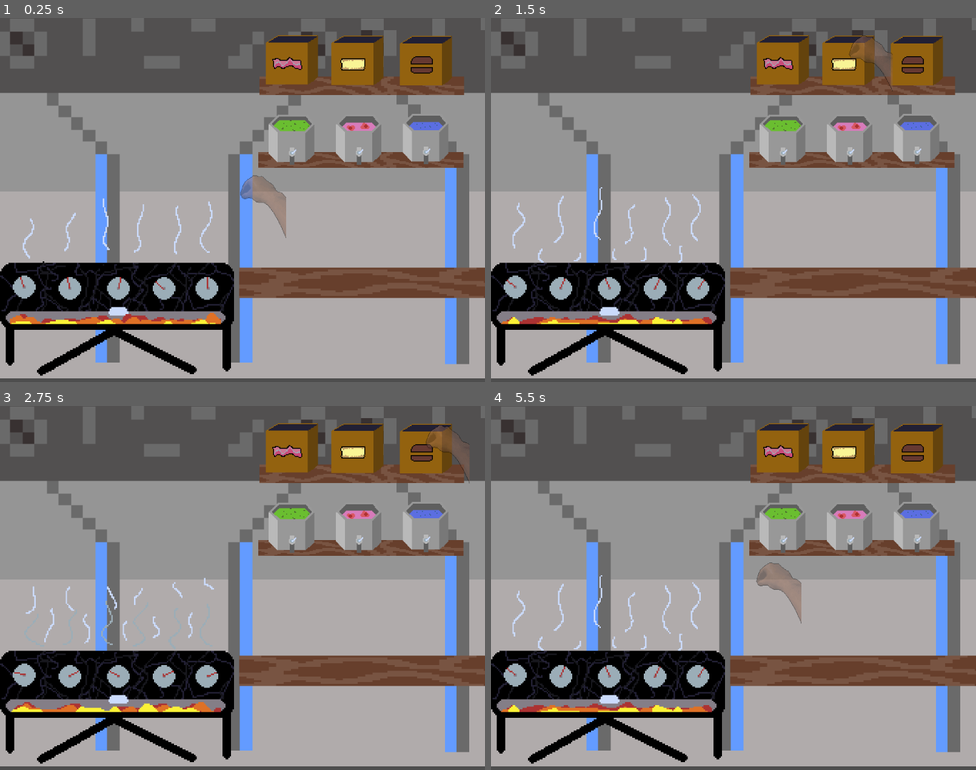
Above: before the commit, frames 1-4 (two rows, left to right).
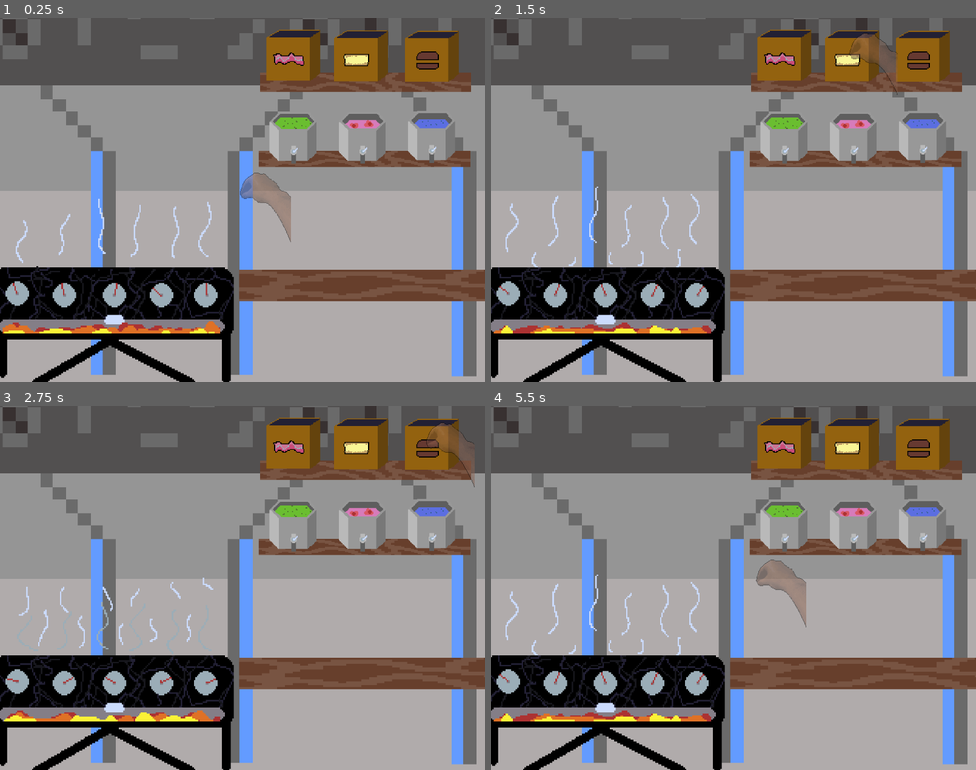
Above: after the commit, the same moments.

Repository: lganic/IEEE-GameJam-2026
Game: Godot game, scene res://scenes/grillscene.tscn
Same seed, same stepped clock (60 frames per second), same inputs: the game is played once before the commit and once after it. This scene is started directly instead of the project's main scene.
Inputs (mouse positions are in pixels of both pictures, inside the frame that each line leads up to):
- Up to frame 1 (0.25 s): no input
- Up to frame 2 (1.5 s): move the mouse to (782, 61) at 0.52 s; click (782, 61) at 0.67 s; move the mouse to (849, 61) at 1.27 s; click (849, 61) at 1.42 s
- Up to frame 3 (2.75 s): move the mouse to (426, 449) at 2.02 s; click (426, 449) at 2.17 s
- Up to frame 4 (5.5 s): move the mouse to (917, 526) at 2.77 s; click (917, 526) at 2.92 s; move the mouse to (849, 526) at 3.52 s; click (849, 526) at 3.67 s; move the mouse to (782, 529) at 4.27 s; click (782, 529) at 4.42 s; move the mouse to (757, 588) at 5.02 s; click (757, 588) at 5.17 s

The runs differ from the first frame. In frame 1, 25% of the frame differs, in the area x 0-100%, y 0-100%; in frame 2, 25%; in frame 3, 25%; in frame 4, 25%.

Commit message:
Added receipts

Diff:
--- a/project.godot
+++ b/project.godot
@@ -21,8 +21,8 @@
 
 [display]
 
-window/size/viewport_width=1600
-window/size/viewport_height=1200
+window/size/viewport_width=1440
+window/size/viewport_height=1080
 
 [global_group]
 
--- /dev/null
+++ b/scenes/DeliveryZone.tscn
@@ -0,0 +1,13 @@
+[gd_scene format=3 uid="uid://cywr47okunqv3"]
+
+[ext_resource type="Script" uid="uid://chepngeu3wxia" path="res://scripts/DeliveryZone.gd" id="1_i28am"]
+
+[sub_resource type="RectangleShape2D" id="RectangleShape2D_r2l43"]
+size = Vector2(579, 1934)
+
+[node name="DeliveryZone" type="Area2D" unique_id=472155788]
+script = ExtResource("1_i28am")
+
+[node name="CollisionShape2D" type="CollisionShape2D" parent="." unique_id=21638679]
+position = Vector2(-279.5, -253)
+shape = SubResource("RectangleShape2D_r2l43")
--- /dev/null
+++ b/scenes/OrderManager.tscn
@@ -0,0 +1,15 @@
+[gd_scene format=3 uid="uid://jl3nc1041rsw"]
+
+[ext_resource type="Script" uid="uid://d0k5v83johh6d" path="res://scripts/order_manager.gd" id="1_s7wlt"]
+
+[node name="OrderManager" type="Control" unique_id=1399016746]
+layout_mode = 3
+anchors_preset = 15
+anchor_right = 1.0
+anchor_bottom = 1.0
+grow_horizontal = 2
+grow_vertical = 2
+script = ExtResource("1_s7wlt")
+
+[node name="Timer" type="Timer" parent="." unique_id=142253826]
+wait_time = 10.0
--- /dev/null
+++ b/scenes/ReceiptTicket.tscn
@@ -0,0 +1,33 @@
+[gd_scene format=3 uid="uid://bb3e2h0hg2akb"]
+
+[ext_resource type="Texture2D" uid="uid://ci08hn2ilc320" path="res://assets/receipt.png" id="1_bsmi7"]
+[ext_resource type="Script" uid="uid://cp2dadurx35f0" path="res://scripts/ReceiptTicket.gd" id="1_mivok"]
+
+[node name="ReceiptTicket" type="Control" unique_id=1669881172]
+layout_mode = 3
+anchors_preset = 15
+anchor_right = 1.0
+anchor_bottom = 1.0
+grow_horizontal = 2
+grow_vertical = 2
+script = ExtResource("1_mivok")
+
+[node name="TextureRect" type="TextureRect" parent="." unique_id=1894243672]
+layout_mode = 0
+offset_left = -6.0000005
+offset_top = -4.0
+offset_right = 58.0
+offset_bottom = 60.0
+scale = Vector2(0.714451, 0.8800001)
+texture = ExtResource("1_bsmi7")
+
+[node name="RichTextLabel" type="RichTextLabel" parent="." unique_id=1519147893]
+layout_mode = 0
+offset_right = 335.06
+offset_bottom = 400.0
+scale = Vector2(0.1, 0.1)
+bbcode_enabled = true
+text = "[font=res://fonts/retro-font.ttf][color=#000000][font_size=32]Testing
+Testing[/font_size][/color][/font]"
+fit_content = true
+scroll_active = false
--- a/scenes/grill.tscn
+++ b/scenes/grill.tscn
@@ -1,6 +1,6 @@
 [gd_scene format=3 uid="uid://emeuqpafmaym"]
 
-[ext_resource type="Script" uid="uid://fq4xyr5fxigs" path="res://scenes/grill.gd" id="1_b7lk3"]
+[ext_resource type="Script" uid="uid://fq4xyr5fxigs" path="res://scripts/grill.gd" id="1_b7lk3"]
 [ext_resource type="AudioStream" uid="uid://b5jte2vxbsjmx" path="res://audio/sizzle.wav" id="2_70781"]
 
 [sub_resource type="RectangleShape2D" id="RectangleShape2D_70781"]
--- a/scenes/grillscene.tscn
+++ b/scenes/grillscene.tscn
@@ -14,6 +14,9 @@
 [ext_resource type="PackedScene" uid="uid://dsm43opr60ult" path="res://scenes/Dispensers/jazzaDispenser.tscn" id="12_wie6h"]
 [ext_resource type="PackedScene" uid="uid://bcgeq7bgxpkl1" path="res://scenes/Dispensers/SnargleDispenser.tscn" id="13_187va"]
 [ext_resource type="PackedScene" uid="uid://dgjbif7ovnj4n" path="res://scenes/Dispensers/ZorpDispenser.tscn" id="14_0cl04"]
+[ext_resource type="PackedScene" uid="uid://jl3nc1041rsw" path="res://scenes/OrderManager.tscn" id="15_0cl04"]
+[ext_resource type="PackedScene" uid="uid://cywr47okunqv3" path="res://scenes/DeliveryZone.tscn" id="15_187va"]
+[ext_resource type="PackedScene" uid="uid://bb3e2h0hg2akb" path="res://scenes/ReceiptTicket.tscn" id="16_23817"]
 
 [sub_resource type="AtlasTexture" id="AtlasTexture_3wacy"]
 atlas = ExtResource("1_dhc3s")
@@ -64,12 +67,13 @@
 [node name="Node2D" type="Node2D" unique_id=1421340171]
 
 [node name="AnimatedSprite2D" type="AnimatedSprite2D" parent="." unique_id=2074743469]
+scale = Vector2(1, 1.0400003)
 sprite_frames = SubResource("SpriteFrames_8npoe")
 autoplay = "default"
 
 [node name="Camera2D" type="Camera2D" parent="." unique_id=1453666503]
 position = Vector2(-67, 3)
-zoom = Vector2(4.705, 4.705)
+zoom = Vector2(4.37, 4.37)
 
 [node name="PlayerGrabber" parent="." unique_id=1821917048 instance=ExtResource("2_rbtp0")]
 
@@ -92,40 +96,59 @@
 position = Vector2(-0.5, 0)
 shape = SubResource("RectangleShape2D_uv6o0")
 
-[node name="Sprite2D" type="Sprite2D" parent="." unique_id=936984953]
+[node name="HandCursor" parent="." unique_id=668411722 instance=ExtResource("11_6vbwl")]
+
+[node name="Dispensers" type="Node2D" parent="." unique_id=1217348228]
+
+[node name="Sprite2D" type="Sprite2D" parent="Dispensers" unique_id=936984953]
 position = Vector2(16.6324, -77)
 rotation = -1.5707964
 scale = Vector2(0.8061899, 2.2385125)
 texture = ExtResource("7_6vbwl")
 
-[node name="HandCursor" parent="." unique_id=668411722 instance=ExtResource("11_6vbwl")]
-
-[node name="FoodDispenser" parent="." unique_id=519732630 instance=ExtResource("9_8w17c")]
+[node name="FoodDispenser" parent="Dispensers" unique_id=519732630 instance=ExtResource("9_8w17c")]
 position = Vector2(-33.3676, -95)
 scale = Vector2(0.6400012, 0.64)
 
-[node name="FoodDispenser2" parent="." unique_id=1440851222 instance=ExtResource("10_7tmmr")]
+[node name="FoodDispenser2" parent="Dispensers" unique_id=1440851222 instance=ExtResource("10_7tmmr")]
 position = Vector2(12.6324, -95)
 scale = Vector2(0.6400012, 0.64)
 
-[node name="FoodDispenser3" parent="." unique_id=627496667 instance=ExtResource("11_wie6h")]
+[node name="FoodDispenser3" parent="Dispensers" unique_id=627496667 instance=ExtResource("11_wie6h")]
 position = Vector2(60.6324, -96)
 scale = Vector2(0.64, 0.64)
 
-[node name="Sprite2D2" type="Sprite2D" parent="." unique_id=150757055]
+[node name="Sprite2D2" type="Sprite2D" parent="Dispensers" unique_id=150757055]
 position = Vector2(16, -25)
 rotation = -1.5707964
 scale = Vector2(0.68994343, 2.250939)
 texture = ExtResource("7_6vbwl")
 
-[node name="FoodDispenser4" parent="." unique_id=29627514 instance=ExtResource("12_wie6h")]
+[node name="FoodDispenser4" parent="Dispensers" unique_id=29627514 instance=ExtResource("12_wie6h")]
 position = Vector2(62, -40)
 scale = Vector2(0.64, 0.64)
 
-[node name="FoodDispenser5" parent="." unique_id=1778891613 instance=ExtResource("13_187va")]
+[node name="FoodDispenser5" parent="Dispensers" unique_id=1778891613 instance=ExtResource("13_187va")]
 position = Vector2(15, -40)
 scale = Vector2(0.64, 0.64)
 
-[node name="FoodDispenser6" parent="." unique_id=173100050 instance=ExtResource("14_0cl04")]
+[node name="FoodDispenser6" parent="Dispensers" unique_id=173100050 instance=ExtResource("14_0cl04")]
 position = Vector2(-32, -39)
 scale = Vector2(0.64, 0.64)
+
+[node name="Control" type="Control" parent="." unique_id=1241724224]
+layout_mode = 3
+anchors_preset = 0
+offset_left = 204.0
+offset_top = -83.0
+offset_right = 244.0
+offset_bottom = -43.0
+
+[node name="OrderManager" parent="Control" unique_id=1399016746 instance=ExtResource("15_0cl04")]
+layout_mode = 1
+receipt_scene = ExtResource("16_23817")
+possible_orders = Array[String](["biscuit-cooked-jazza", "biscuit-cooked-zorp", "biscuit-cooked-snargle", "sand-jazza", "sand-zorp", "sand-snargle", "sand-jazza-cooked", "sand-zorp-cooked", "sand-snargle-cooked", "sand-bacon-jazza", "sand-bacon-zorp", "sand-bacon-snargle", "sand-bacon-jazza-cooked", "sand-bacon-zorp-cooked", "sand-bacon-snargle-cooked"])
+
+[node name="DeliveryZone" parent="." unique_id=472155788 instance=ExtResource("15_187va")]
+position = Vector2(-254, -2)
+order_manager_path = NodePath("../Control/OrderManager")
--- /dev/null
+++ b/scripts/DeliveryZone.gd
@@ -0,0 +1,20 @@
+extends Area2D
+
+@export var order_manager_path: NodePath
+@onready var order_manager = get_node(order_manager_path)
+
+func _ready() -> void:
+	body_entered.connect(_on_body_entered)
+
+func _on_body_entered(body: Node) -> void:
+	if not body.has_method("get_item_id") and body.get("item_id") == null:
+		return
+
+	var id = body.get("item_id")
+	var matched = order_manager.try_fulfill(id)
+
+	if matched:
+		body.queue_free()
+	else:
+		# optional: reject animation / sound
+		pass
--- /dev/null
+++ b/scripts/ReceiptTicket.gd
@@ -0,0 +1,27 @@
+extends Control
+
+@onready var label: RichTextLabel = $RichTextLabel
+@onready var texture_rect: TextureRect = $TextureRect
+
+var order_uid: int
+var item_id: String
+
+func setup(p_order_uid: int, p_item_id: String, display_text: String) -> void:
+	order_uid = p_order_uid
+	item_id = p_item_id
+
+	label.bbcode_enabled = true
+	label.text = "[font=res://fonts/retro-font.ttf][color=#000000][font_size=32]%s[/font_size][/color][/font]" % display_text
+
+func move_to(target_pos: Vector2, duration: float = 0.25) -> void:
+	var tween = create_tween()
+	tween.set_trans(Tween.TRANS_QUAD)
+	tween.set_ease(Tween.EASE_OUT)
+	tween.tween_property(self, "position", target_pos, duration)
+
+func play_complete_and_disappear() -> void:
+	var tween = create_tween()
+	tween.set_parallel(true)
+	tween.tween_property(self, "modulate:a", 0.0, 0.2)
+	tween.tween_property(self, "scale", Vector2(0.8, 0.8), 0.2)
+	tween.finished.connect(queue_free)
--- /dev/null
+++ b/scripts/order_manager.gd
@@ -0,0 +1,88 @@
+extends Control
+
+@export var receipt_scene: PackedScene
+@export var start_pos := Vector2(60, 60)   # rightmost receipt position
+@export var spacing := 45.0
+@export var move_time := 0.25
+
+var next_order_uid := 0
+var active_orders: Array = []
+var receipt_nodes: Array = []
+
+var order_text := {
+	"biscuit-cooked-jazza": "BISCUIT\nJAZZA JAM",
+	"biscuit-cooked-zorp": "BISCUIT\nZORP JAM",
+	"biscuit-cooked-snargle": "BISCUIT\nSNARGLE JAM",
+	"sand-jazza": "JAZZA JAM\nSANDWICH",
+	"sand-zorp": "ZORP JAM\nSANDWICH",
+	"sand-snargle": "SNARGLE JAM\nSANDWICH",
+	"sand-jazza-cooked": "JAZZA JAM\nCOOKED\nSANDWICH",
+	"sand-zorp-cooked": "ZORP JAM\nCOOKED\nSANDWICH",
+	"sand-snargle-cooked": "SNARGLE JAM\nCOOKED\nSANDWICH",
+	"sand-bacon-jazza": "BACON\nJAZZA JAM\nSANDWICH",
+	"sand-bacon-zorp": "BACON\nZORP JAM\nSANDWICH",
+	"sand-bacon-snargle": "BACON\nSNARGLE JAM\nSANDWICH",
+	"sand-bacon-jazza-cooked": "BACON\nJAZZA JAM\nCOOKED\nSANDWICH",
+	"sand-bacon-zorp-cooked": "BACON\nZORP JAM\nCOOKED\nSANDWICH",
+	"sand-bacon-snargle-cooked": "BACON\nZARGLE JAM\nCOOKED\nSANDWICH",
+}
+
+func _ready():
+	var timer = Timer.new()
+	timer.wait_time = 30
+	timer.autostart = true
+	timer.one_shot = false
+	timer.timeout.connect(spawn_random_order)
+	add_child(timer)
+
+func add_order(item_id: String) -> void:
+	var order = {
+		"order_uid": next_order_uid,
+		"item_id": item_id
+	}
+	next_order_uid += 1
+	active_orders.append(order)
+
+	var receipt = receipt_scene.instantiate()
+	add_child(receipt)
+
+	receipt.setup(order["order_uid"], item_id, order_text.get(item_id, item_id))
+	receipt_nodes.append(receipt)
+
+	_reflow_receipts()
+
+func _reflow_receipts() -> void:
+	for i in range(receipt_nodes.size()):
+		var receipt = receipt_nodes[i]
+		var target = start_pos - Vector2(spacing * i, 0)
+		receipt.move_to(target, move_time)
+
+func try_fulfill(item_id: String) -> bool:
+	for i in range(active_orders.size()):
+		if active_orders[i]["item_id"] == item_id:
+			_remove_order_at(i)
+			return true
+
+	return false
+
+func _remove_order_at(index: int) -> void:
+	active_orders.remove_at(index)
+
+	var receipt = receipt_nodes[index]
+	receipt_nodes.remove_at(index)
+
+	receipt.play_complete_and_disappear()
+	_reflow_receipts()
+
+@export var possible_orders: Array[String] = ["sand-bacon-jazza", "sand-bacon-jazza-cooked"]
+@export var max_orders := 5
+
+func spawn_random_order() -> void:
+	if active_orders.size() >= max_orders:
+		return
+
+	var item_id = possible_orders.pick_random()
+
+	print("Adding " + item_id)
+
+	add_order(item_id)
Binary file added: assets/receipt.png
Not shown, added: assets/receipt.png.import
Binary file added: fonts/retro-font.ttf
Not shown, added: fonts/retro-font.ttf.import
Not shown, added: scripts/DeliveryZone.gd.uid
Not shown, added: scripts/ReceiptTicket.gd.uid
Renamed: scenes/grill.gd -> scripts/grill.gd
Renamed: scenes/grill.gd.uid -> scripts/grill.gd.uid
Not shown, added: scripts/order_manager.gd.uid
